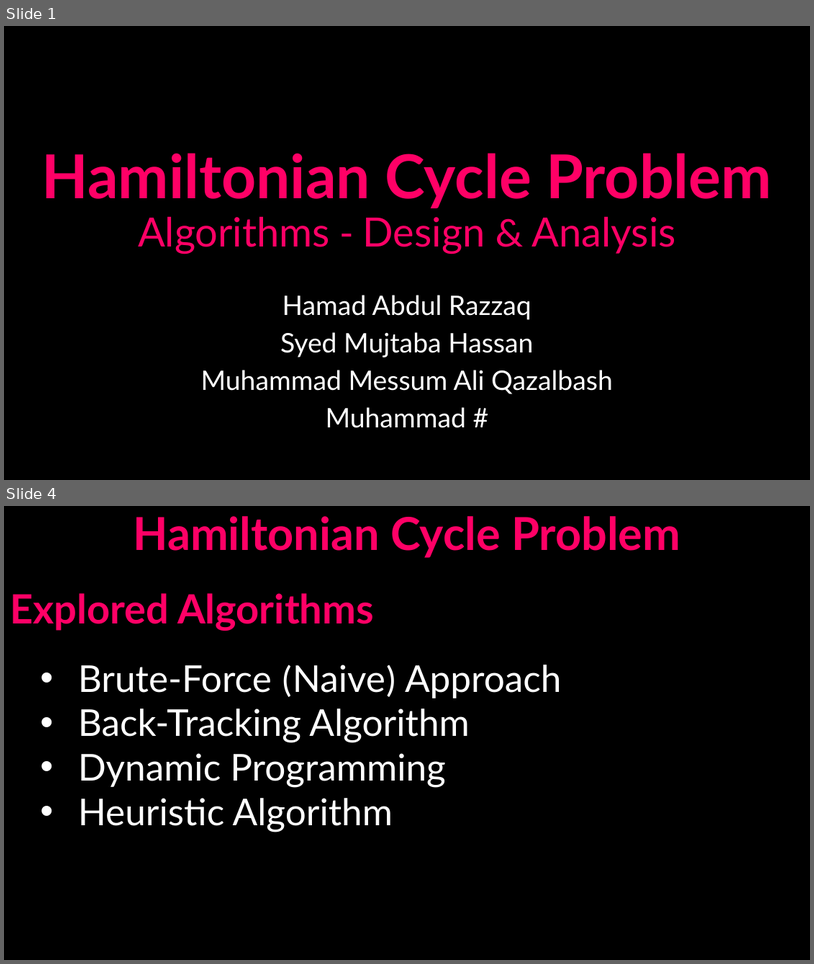
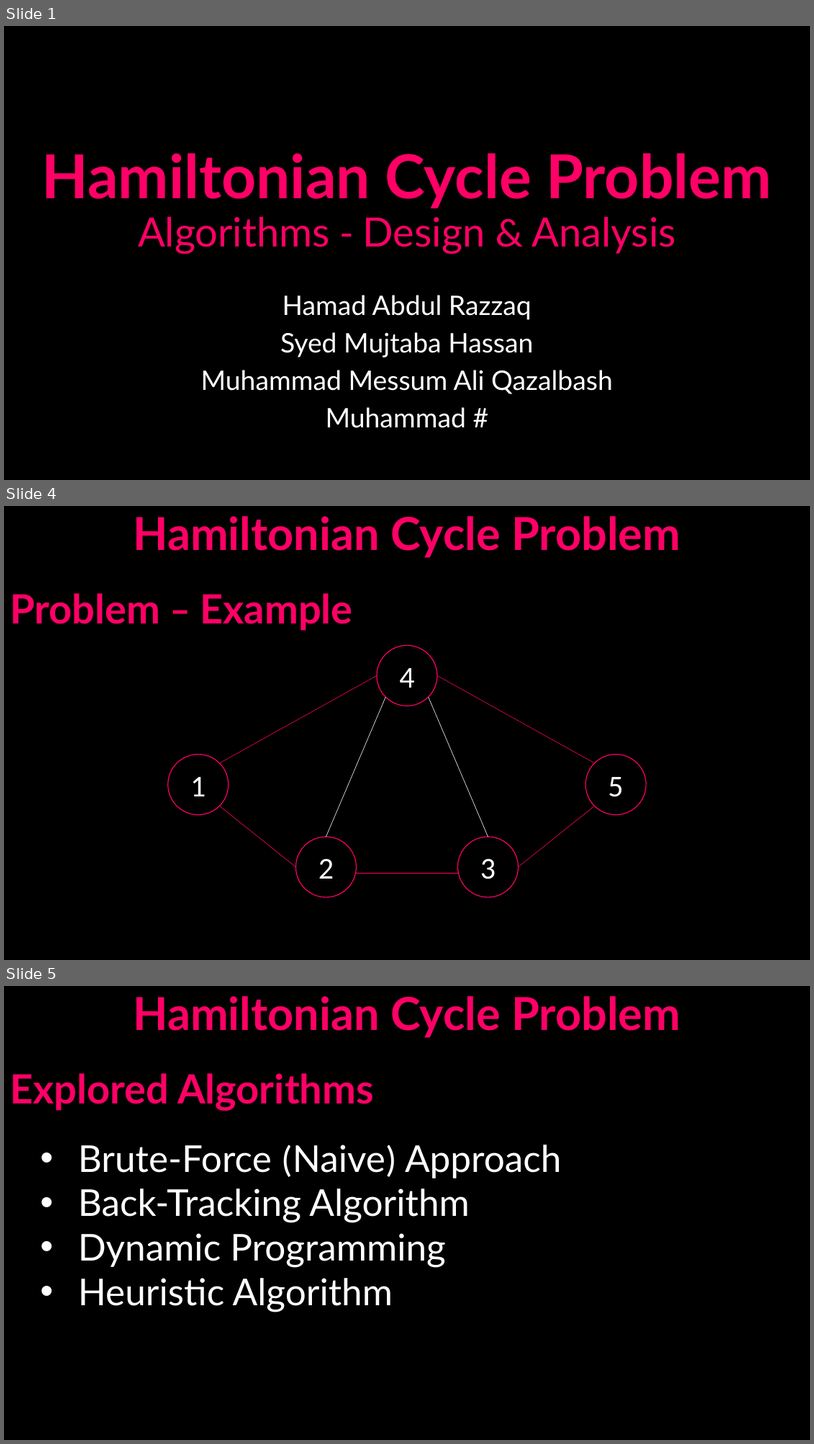
Before and after one commit to Hamad-Abdul-Razzaq/Hamiltonian_Cycle_Problem-ADA_Project, a slide deck: Docs/Hamiltonian Cycle Problem - Slides.pptx. Shown one above the other, each under a label of ours: slides 1 and 4 before the commit, slides 1, 4 and 5 after it; the slides between them are not shown. The pictures are 814x964 and 814x1444 pixels, drawn with LibreOffice and Linux fonts; fonts in the diff are those of the drawing. Boxes give left, top, right and bottom in pixels: in the first picture for what was removed or moved away, otherwise in the second. Text is boxed around its words. In the diff, an @@ line names an element or a change of style, - is before the commit and + after.

```diff
--- a/Docs/Hamiltonian Cycle Problem - Slides.pptx
+++ b/Docs/Hamiltonian Cycle Problem - Slides.pptx
@@ slide 4 added at [4,506,810,960], background #000000 @@
@@ title added at [134,516,681,558], 54 pt, text #FF0066, bold @@
+Hamiltonian Cycle Problem
@@ text added at [10,593,352,631], 48 pt, text #FF0066, bold @@
+Problem – Example
@@ ellipse added at [377,645,437,705], outline #FF0066 1 pt, 36 pt, text #FFFFFF @@
+4
@@ line added from (220, 763) to (377, 675), #FF0066 0.5 pt @@
@@ line added from (437, 675) to (595, 763), #FF0066 0.5 pt @@
@@ line added from (327, 836) to (386, 698), #FFFFFF 0.5 pt @@
@@ line added from (489, 836) to (429, 698), #FFFFFF 0.5 pt @@
@@ ellipse added at [168,754,229,815], outline #FF0066 1 pt, 36 pt, text #FFFFFF @@
+1
@@ ellipse added at [586,754,646,815], outline #FF0066 1 pt, 36 pt, text #FFFFFF @@
+5
@@ line added from (296, 867) to (220, 806), #FF0066 0.5 pt @@
@@ line added from (519, 867) to (595, 806), #FF0066 0.5 pt @@
@@ ellipse added at [296,836,357,897], outline #FF0066 1 pt, 36 pt, text #FFFFFF @@
+2
@@ ellipse added at [458,836,519,897], outline #FF0066 1 pt, 36 pt, text #FFFFFF @@
+3
@@ line added from (357, 873) to (458, 873), #FF0066 0.5 pt @@
@@ what was slide 4 is now slide 5 @@
```
Also in this commit, not shown: 3 slides changed, 1 other slide added, 4 other files.
